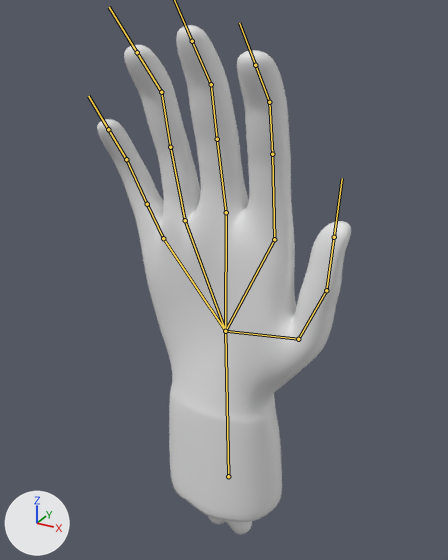
The FBX model Assets/MyAssets/hands.fbx as it was, and as the next commit left it.
One viewpoint serves both versions: a 50 mm lens placed at (0.767, -1.453, 1.679), pointed at (-0.014, -0.034, 0.97). The axes (+X, +Y, +Z) are drawn at lower left. The lights are the same throughout. The bones that bend it are drawn over the model as lines. Materials are left out; every surface is plain grey.

The first picture shows 'Vert'.
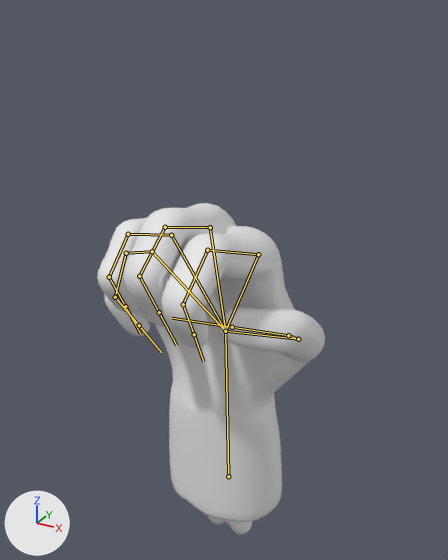
The newer file adds an action. The first version stands in its rest pose; the second is drawn at frame 1 of the action 'Hand|grab'.

Where the change shows, as pixel boxes (x1, y1, x2, y2) in the pictures (448 x 560 px):
'Vert', posed (10% narrower, 36% shorter): before (97, 25, 351, 522); after (97, 203, 325, 522)
bone 'ThumbProximal', root to tip: before (298, 339) to (326, 290); after (298, 339) to (288, 335)
bone 'ThumbDistal', root to tip: before (326, 290) to (334, 237); after (288, 335) to (232, 327)
bone 'IndexMetacarpal', root to tip: before (225, 331) to (274, 239); after (225, 331) to (258, 254)
bone 'IndexProximal', root to tip: before (274, 239) to (272, 154); after (258, 254) to (207, 250)
bone 'IndexMiddle', root to tip: before (272, 154) to (269, 102); after (207, 250) to (183, 304)
bone 'IndexDistal', root to tip: before (269, 102) to (255, 65); after (183, 304) to (194, 334)
bone 'MiddleMetacarpal', root to tip: before (225, 331) to (226, 212); after (225, 331) to (210, 227)
bone 'MiddleProximal', root to tip: before (226, 212) to (217, 139); after (210, 227) to (165, 227)
bone 'MiddleMiddle', root to tip: before (217, 139) to (211, 84); after (165, 227) to (139, 276)
bone 'MiddleDistal', root to tip: before (211, 84) to (192, 41); after (139, 276) to (159, 312)
bone 'RingMetacarpal', root to tip: before (225, 331) to (185, 220); after (225, 331) to (171, 235)
bone 'RingProximal', root to tip: before (185, 220) to (170, 147); after (171, 235) to (128, 234)
bone 'RingMiddle', root to tip: before (170, 147) to (161, 92); after (128, 234) to (109, 277)
bone 'RingDistal', root to tip: before (161, 92) to (137, 52); after (109, 277) to (125, 306)
bone 'PinkyMetacarpal', root to tip: before (225, 331) to (163, 238); after (225, 331) to (152, 251)
bone 'PinkyProximal', root to tip: before (163, 238) to (147, 204); after (152, 251) to (126, 253)
bone 'PinkyMiddle', root to tip: before (147, 204) to (126, 159); after (126, 253) to (115, 297)
bone 'PinkyDistal', root to tip: before (126, 159) to (108, 129); after (115, 297) to (139, 325)

What the commit changed:
Bone 'ThumbProximal' (bone_thumbproximal) turns from (0, 0, 0) to (60, -9, -11) degrees about its own x, y and z.
Bone 'ThumbDistal' (bone_thumbdistal) turns from (0, 0, 0) to (30, 16, 35) degrees about its own x, y and z.
Bone 'IndexMetacarpal' (bone_indexmetacarpal) turns from (0, 0, 0) to (13, 0, 0) degrees about its own x, y and z.
Bone 'IndexProximal' (bone_indexproximal) turns from (0, 0, 0) to (52, 0, 0) degrees about its own x, y and z.
Bone 'IndexMiddle' (bone_indexmiddle) turns from (0, 0, 0) to (52, 0, 0) degrees about its own x, y and z.
Bone 'IndexDistal' (bone_indexdistal) turns from (0, 0, 0) to (52, 0, 0) degrees about its own x, y and z.
Bone 'MiddleMetacarpal' (bone_middlemetacarpal) turns from (0, 0, 0) to (13, 0, 0) degrees about its own x, y and z.
Bone 'MiddleProximal' (bone_middleproximal) turns from (0, 0, 0) to (52, 0, 0) degrees about its own x, y and z.
Bone 'MiddleMiddle' (bone_middlemiddle) turns from (0, 0, 0) to (52, 0, 0) degrees about its own x, y and z.
Bone 'MiddleDistal' (bone_middledistal) turns from (0, 0, 0) to (52, 0, 0) degrees about its own x, y and z.
Bone 'RingMetacarpal' (bone_ringmetacarpal) turns from (0, 0, 0) to (13, 0, 0) degrees about its own x, y and z.
Bone 'RingProximal' (bone_ringproximal) turns from (0, 0, 0) to (52, 0, 0) degrees about its own x, y and z.
Bone 'RingProximal' (bone_ringproximal) is rescaled from (1.0, 1.0, 1.0) to (0.95, 0.95, 0.95).
Bone 'RingMiddle' (bone_ringmiddle) turns from (0, 0, 0) to (52, 0, 0) degrees about its own x, y and z.
Bone 'RingMiddle' (bone_ringmiddle) is rescaled from (1.0, 1.0, 1.0) to (0.91, 0.91, 0.91).
Bone 'RingDistal' (bone_ringdistal) turns from (0, 0, 0) to (52, 0, 0) degrees about its own x, y and z.
Bone 'PinkyMetacarpal' (bone_pinkymetacarpal) turns from (0, 0, 0) to (13, 0, 0) degrees about its own x, y and z.
Bone 'PinkyProximal' (bone_pinkyproximal) turns from (0, 0, 0) to (52, 0, 0) degrees about its own x, y and z.
Bone 'PinkyMiddle' (bone_pinkymiddle) turns from (0, 0, 0) to (52, 0, 0) degrees about its own x, y and z.
Bone 'PinkyDistal' (bone_pinkydistal) turns from (0, 0, 0) to (52, 0, 0) degrees about its own x, y and z.
